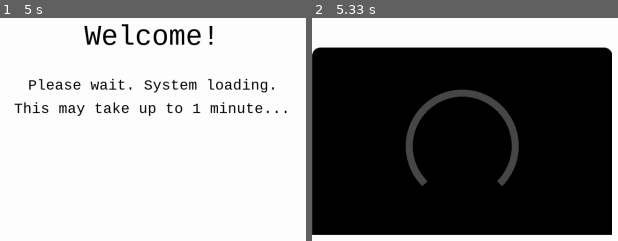
Above: before the commit, frames 1-2 (left to right).
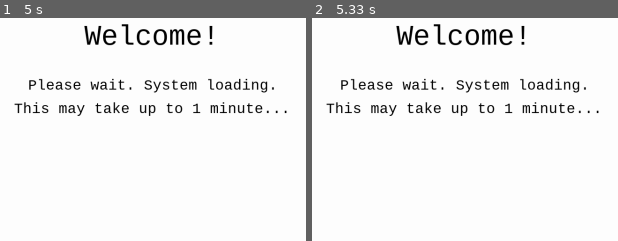
Above: after the commit, the same moments.

Repository: mmugwin/relcon-home-display-pure-python
Game: pygame game, started from home_disp_pygame.py
Two runs of this game, one before a commit and one after it. Both use one fixed random seed, a clock stepped at 60 frames per second and the inputs below.
Inputs:
- Up to frame 1 (5 s): no input
- Up to frame 2 (5.33 s): no input

Frame 1 is identical in both runs. In frame 2, 84% of the frame differs, in the area x 0-99%, y 2-98%.

Commit message:
Update home_disp_pygame.py

Diff:
--- a/home_disp_pygame.py
+++ b/home_disp_pygame.py
@@ -45,7 +45,7 @@
 curr_power_font = pygame.font.SysFont('liberationmono', 60)
 welcome_font = pygame.font.SysFont('liberationmono', 31)
 
-# Display a placeholder welcome message while the system turns on. Sleep for 30 seconds
+# Display a placeholder welcome message while the system turns on. Sleep for 10 seconds
 pygame.mouse.set_visible(False)
 screen.fill((255, 255, 255))
 welcome_x = 180
@@ -65,7 +65,7 @@
 
 title = "RELCON Homebox #"
 
-time.sleep(5)
+time.sleep(10)
 
 
 def render_icons(batt_status, connection_status, batt_percent):
@@ -178,9 +178,8 @@
 
 def render_error_message(error):
     '''
-        Displays the error message if there is an error.
-        Currently error code is not handled.
-        #TODO - modify JSON string and display correct error code if there is an issue
+        Displays the error code if there is an error.
+        The display does not recover from this state, unless the homebox is rebooted
     '''
 
     error_x = 70
@@ -197,15 +196,16 @@
     # end of dummy data
 
     try:
-        # ser = serial.Serial(port='/dev/ttyS0',
-        #     baudrate = 115200,
-        #     timeout = 4
-        # )
-
-        ser = serial.Serial(port='COM10',
-            baudrate=115200,
-            timeout=4
+        ser = serial.Serial(port='/dev/ttyS0',
+            baudrate = 115200,
+            timeout = 4
         )
+
+#         Uncomment to test on Windows
+#         ser = serial.Serial(port='COM10',
+#             baudrate=115200,
+#             timeout=4
+#         )
 
         data = ser.read_until(b'\n').decode('ascii', 'ignore')
         print(data)
@@ -263,9 +263,15 @@
         if event.type == pygame.QUIT:
             running = False
 
+    # draw the default grey arc
     draw_arc(screen, 225, -45, 120, [screen_width/2, screen_height/2 + 40 + 10], (72, 72, 72), thickness = 15)
+
+    # read the serial line and return 1 if the data is valid
     update_screen = update_data()
     pygame.mouse.set_visible(False)
+
+    # if valid data has been read on the serial line, refresh the screen.
+    # otherwise, continue displaying the last valid reading
     if update_screen:
         pygame.display.update()
     time.sleep(4)
